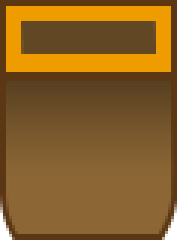
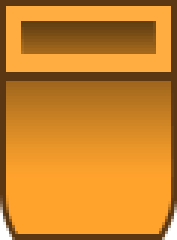
Revision of a layered (177, 240) image; what changed, layer by layer:
painted on "Фигура 17" over (21, 21, 156, 54)
painted on "Фигура 16" over (6, 6, 171, 72)
painted on "Фигура 18" over (6, 81, 174, 234)
